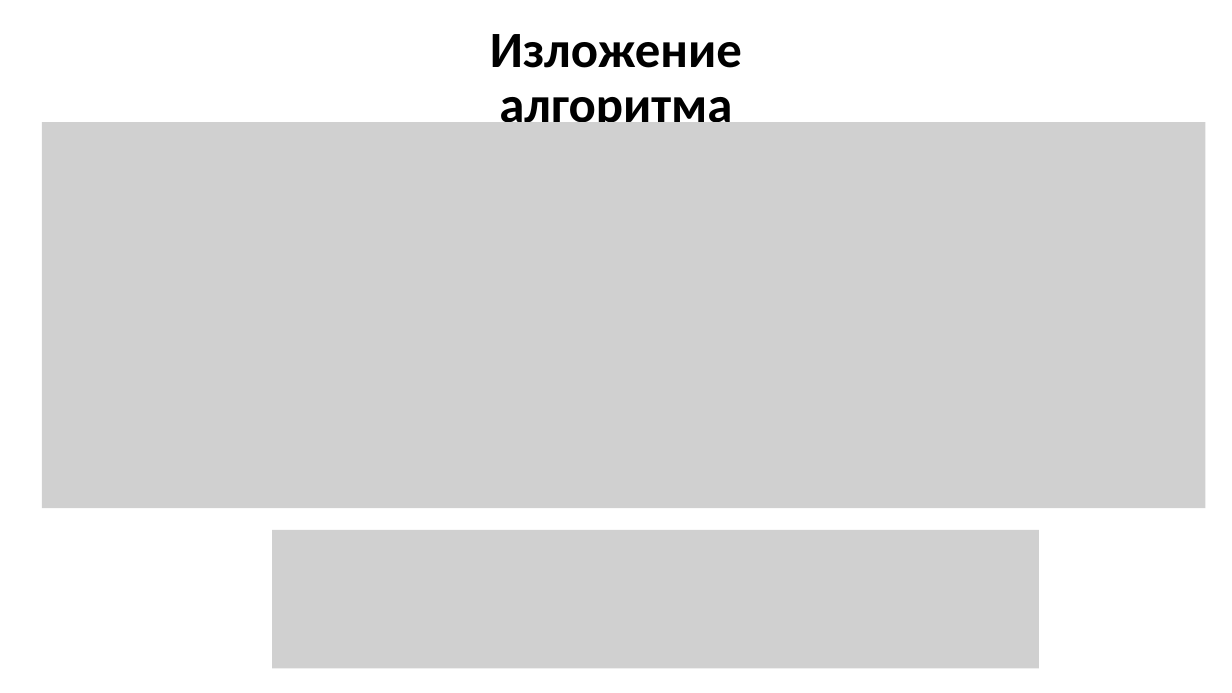
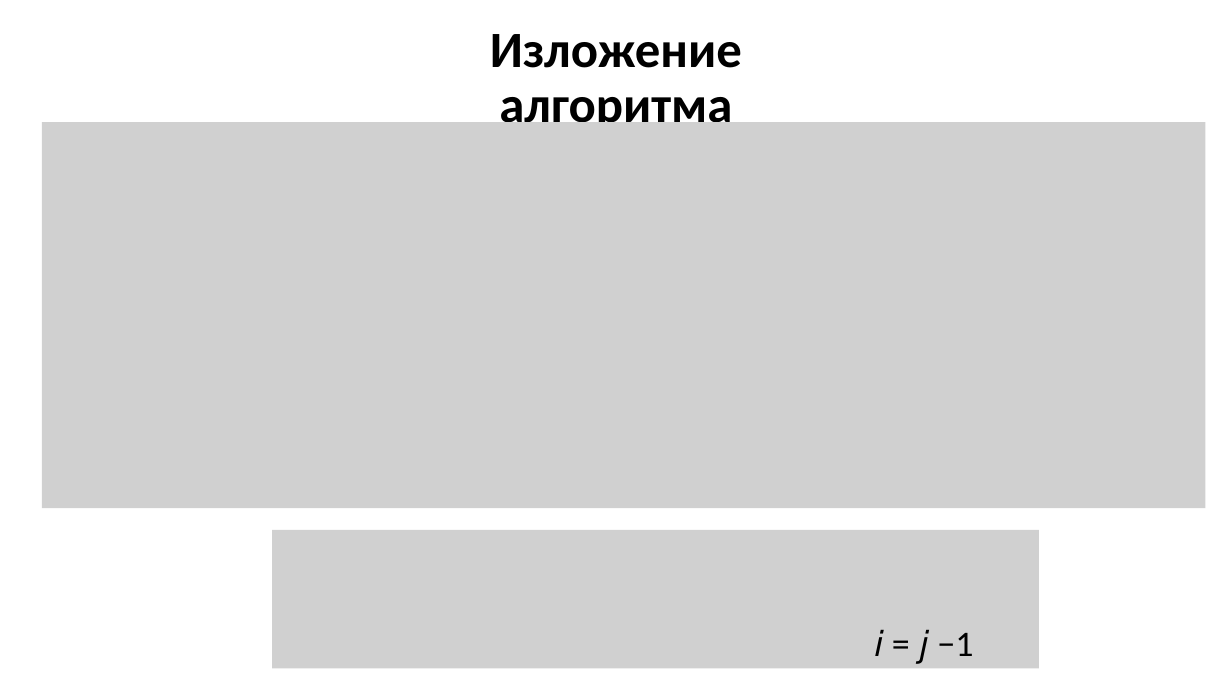
Before and after one commit to mgtippet33/Bitonic_TSP, a slide deck: slide 5 of Битонический коммивояжёр.pptx. Drawn at 1232x693 pixels with LibreOffice and Linux fonts; fonts in the diff are those of the drawing; grey boxes stand for pictures. Boxes give left, top, right and bottom in pixels: in the first picture for what was removed or moved away, otherwise in the second. Text is boxed around its words. In the diff, an @@ line names an element or a change of style, - is before the commit and + after.

```diff
--- a/Битонический коммивояжёр.pptx
+++ b/Битонический коммивояжёр.pptx
@@ text added at (x1=874, y1=629, x2=973, y2=664), 28 pt, text #000000 @@
+𝑖 = 𝑗 −1
```
Also in this commit, not shown: 1 other slide changed.
